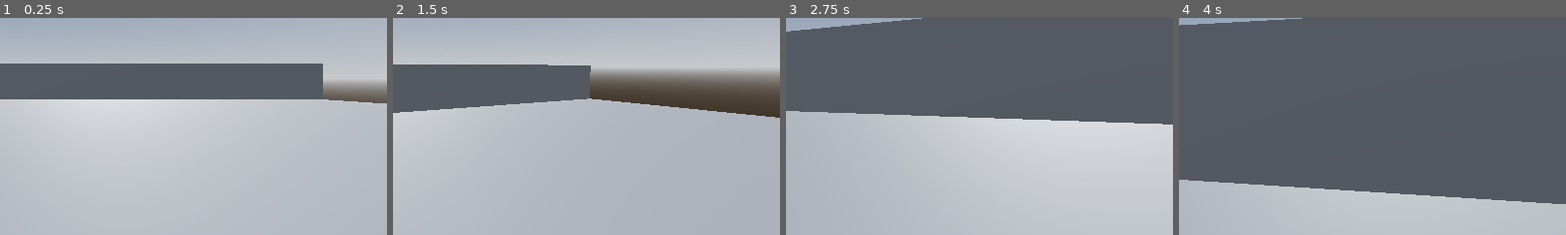
Above: before the commit, frames 1-4 (left to right).
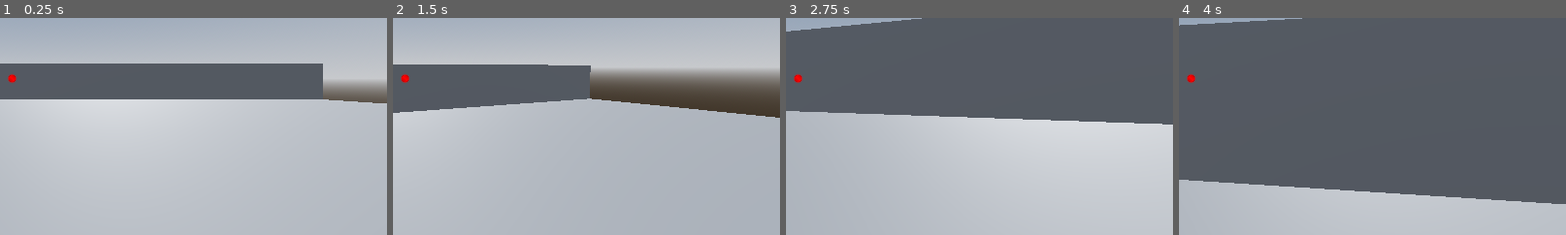
Above: after the commit, the same moments.

Repository: AntoninHUDRY/Q_panic
Game: Godot game, scene res://CameraTest.tscn
Same seed, same stepped clock (60 frames per second), same inputs: the game is played once before the commit and once after it.
Inputs (mouse positions are % of the whole screen's width and height, from its top left):
- Up to frame 1 (0.25 s): no input
- Up to frame 2 (1.5 s): move the mouse to (49, 52) at 0.52 s; hold E (interact) 0.53-1.28 s; hold W (up) from 0.53 s (still down); click (49, 52) at 0.67 s; tap Space (jump) at 0.77 s; move the mouse to (57, 51) at 1.27 s; tap C (clear_minicam) at 1.35 s
- Up to frame 3 (2.75 s): keep holding W (up); tap Space (jump) at 1.52 s; tap E (interact) at 1.55, 2.3 s; move the mouse to (42, 49) at 2.02 s; hold Ctrl (crouch) from 2.03 s (still down)
- Up to frame 4 (4 s): move the mouse to (51, 50) at 2.77 s; release W (up) at 2.78 s; release Ctrl (crouch) at 2.78 s; hold A (left) 2.78-3.53 s; tap E (interact) at 2.85 s; click (51, 50) at 2.92 s; tap Space (jump) at 3.02, 3.77 s; move the mouse to (46, 48) at 3.52 s; hold W (up) from 3.53 s (still down); hold E (interact) from 3.53 s (still down); right-click (46, 48) at 3.6 s
The pictures show only the part of the screen within x 48-98%, y 36-86%; the shares and areas given below are measured in that part.

The runs differ from the first frame. In frame 1, less than 0.1% of the frame differs, in the area x 2-5%, y 25-30%; in frame 2, less than 0.1%; in frame 3, less than 0.1%; in frame 4, less than 0.1%.

Commit message:
added cursor and changed interactor collision shape

Diff:
--- a/Door.tscn
+++ b/Door.tscn
@@ -50,6 +50,7 @@
 mesh = SubResource("BoxMesh_fmbvn")
 
 [node name="outline" type="MeshInstance3D" parent="PhysicsDoor/MeshInstance3D"]
+visible = false
 mesh = SubResource("ArrayMesh_m3pwm")
 surface_material_override/0 = SubResource("StandardMaterial3D_0chwt")
 
--- a/Player.tscn
+++ b/Player.tscn
@@ -1,8 +1,9 @@
-[gd_scene load_steps=9 format=3 uid="uid://wv3me4e1tqx5"]
+[gd_scene load_steps=10 format=3 uid="uid://wv3me4e1tqx5"]
 
 [ext_resource type="Script" path="res://character/player.gd" id="1_02dj5"]
 [ext_resource type="Script" path="res://Camera/MainCamera.gd" id="2_gul1d"]
 [ext_resource type="PackedScene" uid="uid://dfvgc3hsb18jo" path="res://systems/interaction/PlayerInteractor.tscn" id="3_6vyi1"]
+[ext_resource type="PackedScene" uid="uid://d1jvtmgq1685r" path="res://systems/interaction/cursor.tscn" id="3_l460b"]
 [ext_resource type="Script" path="res://systems/interaction/PlayerInteractor.gd" id="4_831d1"]
 
 [sub_resource type="CapsuleMesh" id="CapsuleMesh_wio5y"]
@@ -24,8 +25,8 @@
 	pass
 "
 
-[sub_resource type="BoxShape3D" id="BoxShape3D_rsnyv"]
-size = Vector3(0.541504, 0.335999, 2.28146)
+[sub_resource type="SeparationRayShape3D" id="SeparationRayShape3D_a8d2u"]
+length = 3.00648
 
 [node name="player" type="CharacterBody3D" node_paths=PackedStringArray("main_camera")]
 collision_layer = 2
@@ -49,12 +50,14 @@
 script = ExtResource("2_gul1d")
 player = NodePath("..")
 
+[node name="Cursor" parent="MainCamera" instance=ExtResource("3_l460b")]
+
 [node name="PlayerInteractor" parent="MainCamera" node_paths=PackedStringArray("player") instance=ExtResource("3_6vyi1")]
 script = ExtResource("4_831d1")
 player = NodePath("../..")
 
 [node name="CollisionShape3D" parent="MainCamera/PlayerInteractor" index="0"]
-transform = Transform3D(1, 0, 0, 0, 1, 0, 0, 0, 1, 0, 0, -1.14842)
-shape = SubResource("BoxShape3D_rsnyv")
+transform = Transform3D(1, 0, 0, 0, 1, 0, 0, 0, 1, 0, 0, -3.00374)
+shape = SubResource("SeparationRayShape3D_a8d2u")
 
 [editable path="MainCamera/PlayerInteractor"]
--- /dev/null
+++ b/systems/interaction/cursor.tscn
@@ -0,0 +1,10 @@
+[gd_scene load_steps=2 format=3 uid="uid://d1jvtmgq1685r"]
+
+[ext_resource type="Texture2D" uid="uid://cdwliv7tg8eqb" path="res://systems/interaction/red_cursor.webp" id="1_ql01n"]
+
+[node name="Cursor" type="Node2D"]
+
+[node name="Sprite2D" type="Sprite2D" parent="."]
+position = Vector2(576, 324)
+scale = Vector2(0.1, 0.1)
+texture = ExtResource("1_ql01n")
Not shown: 1 places in CameraTest.tscn that only renumber resources
Binary file added: systems/interaction/red_cursor.webp
Not shown, added: systems/interaction/red_cursor.webp.import
